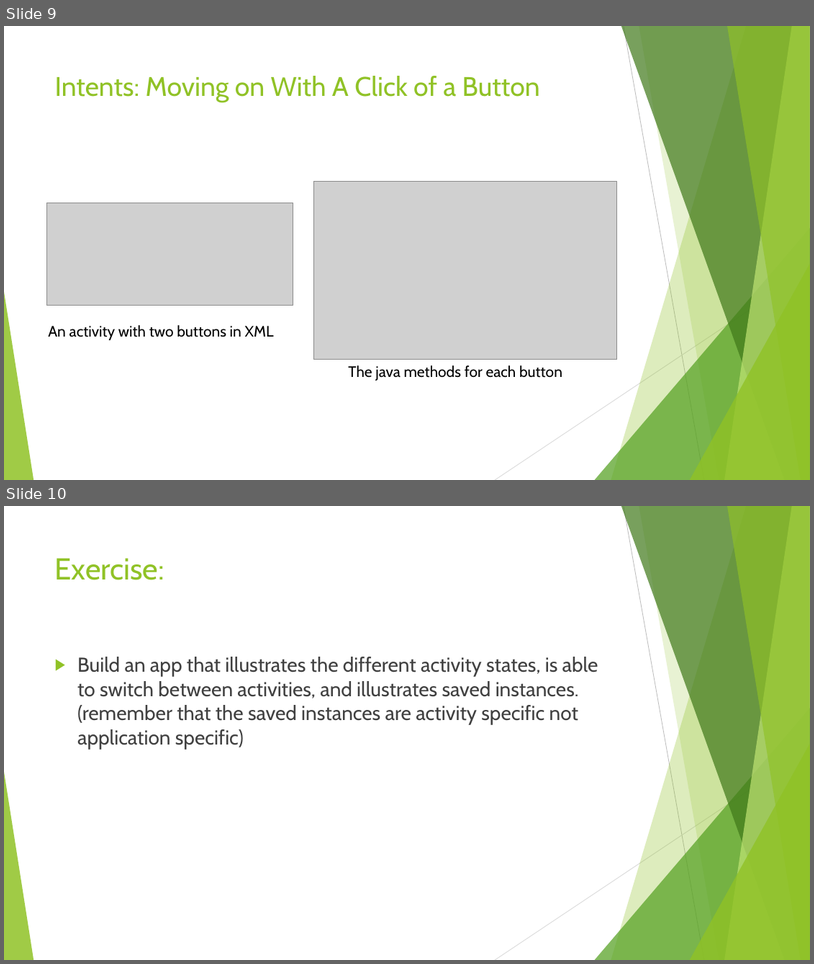
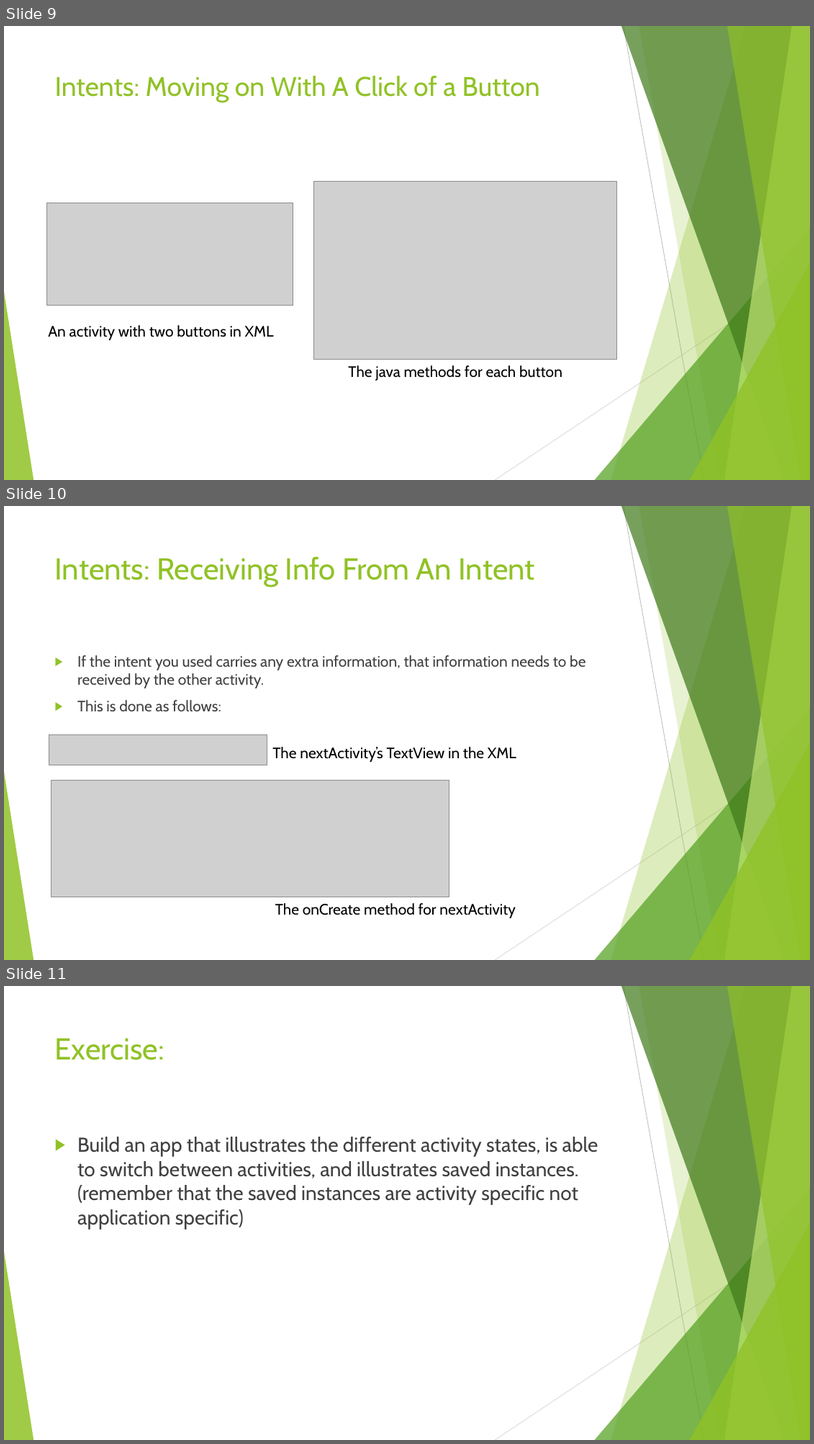
Before and after one commit to AbdulMuhsinSE/Andorid-Development-Lectures, a slide deck: AndroidDevelopment-L3.pptx. Shown one above the other, each under a label of ours: slides 9 and 10 before the commit, slides 9, 10 and 11 after it. The pictures are 814x964 and 814x1444 pixels, drawn with LibreOffice and Linux fonts; fonts in the diff are those of the drawing; grey boxes stand for pictures. Boxes give left, top, right and bottom in pixels: in the first picture for what was removed or moved away, otherwise in the second. Text is boxed around its words. In the diff, an @@ line names an element or a change of style, - is before the commit and + after.

Commit message:
Third Lecture

```diff
--- a/AndroidDevelopment-L3.pptx
+++ b/AndroidDevelopment-L3.pptx
@@ slide 10 added at bbox=[4, 506, 810, 960], background #FFFFFF; not listed: 10 template elements that a slide beside it also shows @@
@@ title added at bbox=[55, 556, 535, 587], 36 pt, text #90C226 @@
+Intents: Receiving Info From An Intent
@@ text added at bbox=[77, 655, 586, 711], 18 pt, text #404040 @@
+▶ If the intent you used carries any extra information, that information needs to be received by the other activity.
+▶ This is done as follows:
@@ picture added at bbox=[49, 735, 267, 764] @@
@@ text added at bbox=[273, 746, 517, 762], 18 pt, text #000000 @@
+The nextActivity’s TextView in the XML
@@ picture added at bbox=[52, 780, 450, 897] @@
@@ text added at bbox=[275, 903, 516, 918], 18 pt, text #000000 @@
+The onCreate method for nextActivity
@@ what was slide 10 is now slide 11 @@
```
Also in this commit, not shown: 1 other file.
